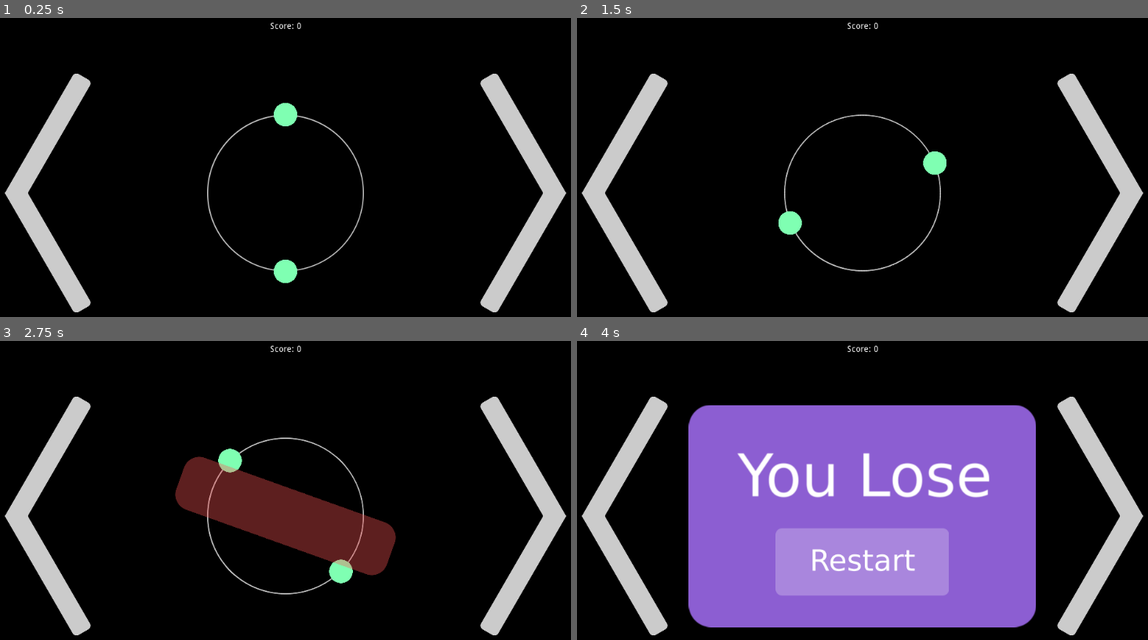
Above: before the commit, frames 1-4 (two rows, left to right).
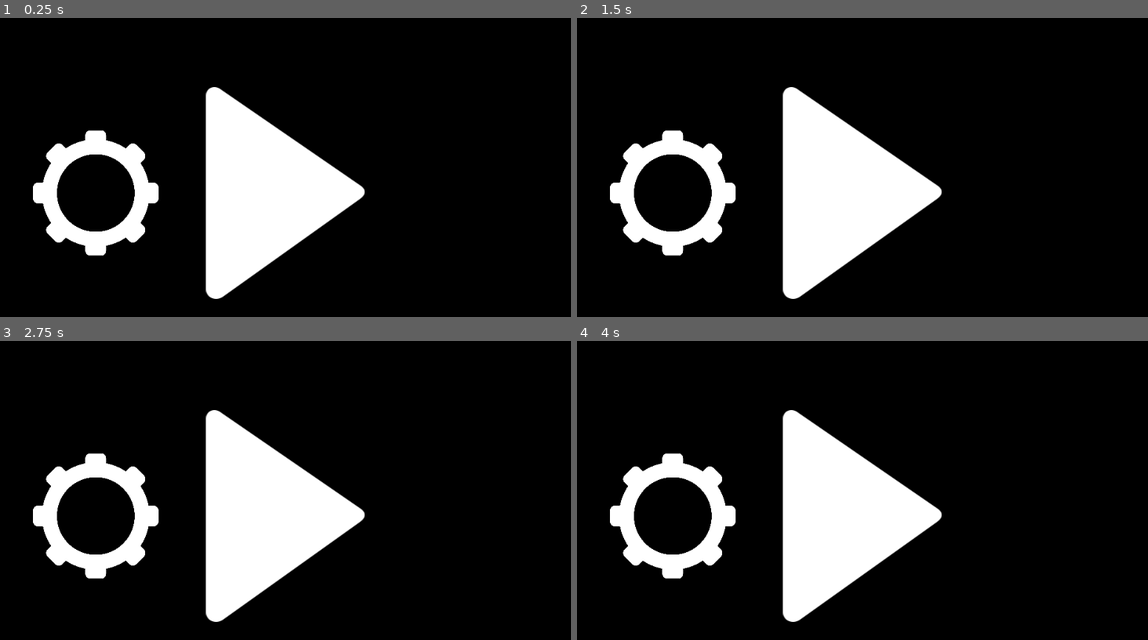
Above: after the commit, the same moments.

Repository: SamaStolbanutost/balls-n-shields
Game: Godot game, scene res://scenes/main_menu.tscn
Same seed, same stepped clock (60 frames per second), same inputs: the game is played once before the commit and once after it. Before the commit the project starts from res://scenes/gameplay.tscn.
Inputs:
- Up to frame 1 (0.25 s): no input
- Up to frame 2 (1.5 s): tap Enter at 0.5 s; hold Right (ui_right) 0.53-1.28 s; hold Left (ui_left) from 1.28 s (still down)
- Up to frame 3 (2.75 s): release Left (ui_left) at 2.03 s; hold Right (ui_right) from 2.03 s (still down)
- Up to frame 4 (4 s): tap Space at 3.5 s; release Right (ui_right) at 3.53 s; hold Left (ui_left) from 3.53 s (still down)

The runs differ from the first frame. In frame 1, 22% of the frame differs, in the area x 0-100%, y 1-99%; in frame 2, 22%; in frame 3, 24%; in frame 4, 53%.

Commit message:
Many changes XD

Diff:
--- /dev/null
+++ b/chars/triangle.tscn
@@ -0,0 +1,6 @@
+[gd_scene load_steps=2 format=2]
+
+[ext_resource path="res://scripts/triangle.gd" type="Script" id=1]
+
+[node name="Sprite" type="Sprite"]
+script = ExtResource( 1 )
--- a/global_parameters.gd
+++ b/global_parameters.gd
@@ -2,3 +2,4 @@
 
 var score = 0
 var _game = true # is playing now, or losed
+var speed = 0.0
--- a/project.godot
+++ b/project.godot
@@ -11,12 +11,16 @@
 [application]
 
 config/name="Balls-n-shields"
-run/main_scene="res://scenes/gameplay.tscn"
-config/icon="res://icon.png"
+run/main_scene="res://scenes/main_menu.tscn"
+config/icon="res://sprites/logo.png"
 
 [autoload]
 
 global="*res://global_parameters.gd"
+
+[debug]
+
+settings/stdout/print_fps=true
 
 [display]
 
--- /dev/null
+++ b/scenes/gamemode_selection.tscn
@@ -0,0 +1,85 @@
+[gd_scene load_steps=9 format=2]
+
+[ext_resource path="res://sprites/backgroud.png" type="Texture" id=1]
+[ext_resource path="res://sprites/laser-room.png" type="Texture" id=2]
+[ext_resource path="res://scripts/gamemode_selection.gd" type="Script" id=3]
+[ext_resource path="res://sprites/difficulty.png" type="Texture" id=4]
+[ext_resource path="res://sprites/ball.png" type="Texture" id=5]
+[ext_resource path="res://sprites/shield.png" type="Texture" id=6]
+[ext_resource path="res://sprites/go_back.png" type="Texture" id=7]
+[ext_resource path="res://scripts/triangle_generator.gd" type="Script" id=8]
+
+[node name="Node2D" type="Node2D"]
+script = ExtResource( 3 )
+
+[node name="Sprite" type="Sprite" parent="."]
+position = Vector2( 513.498, 301.498 )
+scale = Vector2( 10, 10 )
+texture = ExtResource( 1 )
+
+[node name="lr_button" type="TouchScreenButton" parent="."]
+position = Vector2( 391.6, 80 )
+scale = Vector2( 0.2, 0.2 )
+normal = ExtResource( 2 )
+
+[node name="Label" type="Label" parent="lr_button"]
+margin_top = 990.0
+margin_right = 240.8
+margin_bottom = 1015.0
+rect_scale = Vector2( 5, 5 )
+text = "Laser Room"
+align = 1
+valign = 1
+__meta__ = {
+"_edit_use_anchors_": false
+}
+
+[node name="Choose_gm_label" type="Label" parent="."]
+margin_right = 1024.0
+margin_bottom = 60.0
+text = "Choose a game mode "
+align = 1
+valign = 1
+__meta__ = {
+"_edit_use_anchors_": false
+}
+
+[node name="choose_diff_lr" type="Sprite" parent="."]
+visible = false
+position = Vector2( 512, 300 )
+scale = Vector2( 0.4, 0.4 )
+texture = ExtResource( 4 )
+
+[node name="hard_mode" type="TouchScreenButton" parent="choose_diff_lr"]
+position = Vector2( 44, 0 )
+scale = Vector2( 0.5, 0.5 )
+normal = ExtResource( 5 )
+
+[node name="easy_mode" type="TouchScreenButton" parent="choose_diff_lr"]
+position = Vector2( -300, 0 )
+scale = Vector2( 0.5, 0.5 )
+normal = ExtResource( 6 )
+
+[node name="close" type="TouchScreenButton" parent="choose_diff_lr"]
+position = Vector2( 295, -405 )
+scale = Vector2( 0.4, 0.4 )
+normal = ExtResource( 5 )
+
+[node name="triangle_generator_left" type="Node2D" parent="."]
+position = Vector2( 55, -88.5 )
+script = ExtResource( 8 )
+
+[node name="triangle_generator_left2" type="Node2D" parent="."]
+position = Vector2( 968, 688.5 )
+rotation = 3.14159
+script = ExtResource( 8 )
+
+[node name="go_back_button" type="TouchScreenButton" parent="."]
+position = Vector2( 200, 40 )
+normal = ExtResource( 7 )
+
+[connection signal="released" from="lr_button" to="." method="laser_room"]
+[connection signal="released" from="choose_diff_lr/hard_mode" to="." method="hard_mode_lr"]
+[connection signal="released" from="choose_diff_lr/easy_mode" to="." method="easy_mode_lr"]
+[connection signal="released" from="choose_diff_lr/close" to="." method="close_diff_choose_lr"]
+[connection signal="released" from="go_back_button" to="." method="go_back"]
--- a/scenes/gameplay.tscn
+++ b/scenes/gameplay.tscn
@@ -10,6 +10,8 @@
 [ext_resource path="res://sprites/restart_button/restart_mouse_on.png" type="Texture" id=8]
 [ext_resource path="res://sprites/restart_button/restart_normal.png" type="Texture" id=9]
 [ext_resource path="res://sprites/backgroud.png" type="Texture" id=10]
+[ext_resource path="res://sprites/go_back.png" type="Texture" id=11]
+[ext_resource path="res://scripts/lr_script.gd" type="Script" id=12]
 
 [sub_resource type="RectangleShape2D" id=1]
 extents = Vector2( 124, 300 )
@@ -18,6 +20,7 @@
 extents = Vector2( 124, 300 )
 
 [node name="Node2D" type="Node2D"]
+script = ExtResource( 12 )
 
 [node name="backgroud" type="Sprite" parent="."]
 position = Vector2( 512, 300 )
@@ -75,20 +78,24 @@
 }
 
 [node name="lose" type="Node2D" parent="."]
-visible = false
 
 [node name="Sprite" type="Sprite" parent="lose"]
 position = Vector2( 512, 300 )
 texture = ExtResource( 7 )
 
-[node name="TouchScreenButton" type="TouchScreenButton" parent="lose"]
+[node name="restart_button" type="TouchScreenButton" parent="lose"]
 position = Vector2( 370, 320 )
 scale = Vector2( 0.5, 0.5 )
 normal = ExtResource( 9 )
 pressed = ExtResource( 8 )
 
+[node name="go_back_button" type="TouchScreenButton" parent="lose"]
+position = Vector2( 720, 70 )
+normal = ExtResource( 11 )
+
 [connection signal="pressed" from="turn-right" to="player" method="turn_right_pressed"]
 [connection signal="released" from="turn-right" to="player" method="turn_right_released"]
 [connection signal="pressed" from="turn-left" to="player" method="turn_left_pressed"]
 [connection signal="released" from="turn-left" to="player" method="turn_left_released"]
-[connection signal="released" from="lose/TouchScreenButton" to="player" method="restart_game"]
+[connection signal="released" from="lose/restart_button" to="player" method="restart_game"]
+[connection signal="released" from="lose/go_back_button" to="." method="go_back"]
--- /dev/null
+++ b/scenes/main_menu.tscn
@@ -0,0 +1,25 @@
+[gd_scene load_steps=5 format=2]
+
+[ext_resource path="res://sprites/backgroud.png" type="Texture" id=1]
+[ext_resource path="res://sprites/main_menu/play.png" type="Texture" id=2]
+[ext_resource path="res://scripts/main_menu.gd" type="Script" id=3]
+[ext_resource path="res://sprites/main_menu/settings.png" type="Texture" id=4]
+
+[node name="Node2D" type="Node2D"]
+script = ExtResource( 3 )
+
+[node name="Sprite" type="Sprite" parent="."]
+position = Vector2( 509.881, 300 )
+scale = Vector2( 10, 10 )
+texture = ExtResource( 1 )
+
+[node name="play_button" type="TouchScreenButton" parent="."]
+position = Vector2( 382.5, 127 )
+normal = ExtResource( 2 )
+
+[node name="settings_button" type="TouchScreenButton" parent="."]
+position = Vector2( 100, 197.6 )
+scale = Vector2( 0.2, 0.2 )
+normal = ExtResource( 4 )
+
+[connection signal="released" from="play_button" to="." method="play"]
--- a/scripts/balls.gd
+++ b/scripts/balls.gd
@@ -12,9 +12,9 @@
 
 func _physics_process(delta):
 	timer += delta
-	if timer <= 0.75:
+	if timer <= global.speed / 2:
 		$".".modulate.a = timer / 2
-	if timer >= 1.5:
+	if timer >= global.speed:
 		if $laser/laser_collision.get_overlapping_bodies() != []:
 			global._game = false
 			$"../lose".visible = true
--- a/scripts/balls_generator.gd
+++ b/scripts/balls_generator.gd
@@ -8,6 +8,6 @@
 	if global._game:
 		balls = preload_balls.instance()
 		timer += delta
-		if timer >= 1.6:
+		if timer >= global.speed + 0.1:
 			get_parent().add_child(balls)
 			timer = 0
--- /dev/null
+++ b/scripts/gamemode_selection.gd
@@ -0,0 +1,20 @@
+extends Node2D
+
+func laser_room():
+	$choose_diff_lr.visible = true
+
+func hard_mode_lr():
+	global.speed = 0.5
+	# warning-ignore:return_value_discarded
+	get_tree().change_scene("res://scenes/gameplay.tscn")
+
+func easy_mode_lr():
+	global.speed = 1.5
+	# warning-ignore:return_value_discarded
+	get_tree().change_scene("res://scenes/gameplay.tscn")
+
+func close_diff_choose_lr():
+	$choose_diff_lr.visible = false
+
+func go_back():
+	get_tree().change_scene("res://scenes/main_menu.tscn")
--- /dev/null
+++ b/scripts/lr_script.gd
@@ -0,0 +1,4 @@
+extends Node2D
+
+func go_back():
+	get_tree().change_scene("res://scenes/gamemode_selection.tscn")
--- /dev/null
+++ b/scripts/main_menu.gd
@@ -0,0 +1,4 @@
+extends Node2D
+
+func play():
+	get_tree().change_scene("res://scenes/gamemode_selection.tscn")
--- /dev/null
+++ b/scripts/triangle.gd
@@ -0,0 +1,13 @@
+extends Sprite
+
+var random_number = rand_range(0, 6)
+var triangles_sprites = [preload("res://sprites/triangles/blue_triangle.png"), preload("res://sprites/triangles/green_triangle.png"), preload("res://sprites/triangles/pink_triangle.png"), preload("res://sprites/triangles/red_triangle.png"), preload("res://sprites/triangles/violet_triangle.png"), preload("res://sprites/triangles/white_triangle.png"), preload("res://sprites/triangles/yellow_triangle.png")]
+
+func _ready():
+	randomize()
+	$".".texture = triangles_sprites[random_number]
+
+func _physics_process(delta):
+	$".".position.y += 2.0
+	if $".".position.y >= 177 * 4.5:
+		$".".queue_free()
--- /dev/null
+++ b/scripts/triangle_generator.gd
@@ -0,0 +1,16 @@
+extends Node2D
+
+var timer = 0.0
+var triangle_preload = preload("res://chars/triangle.tscn")
+var triangle
+
+func _ready():
+	triangle = triangle_preload.instance()
+	$".".add_child(triangle)
+
+func _physics_process(delta):
+	triangle = triangle_preload.instance()
+	timer += delta
+	if timer >= 1.5:
+		timer = 0
+		$".".add_child(triangle)
Not shown, changed: export_presets.cfg
Not shown: 1 places in scenes/gameplay.tscn that only renumber resources
Binary file added: sprites/difficulty.png
Not shown, added: sprites/difficulty.png.import
Binary file added: sprites/go_back.png
Not shown, added: sprites/go_back.png.import
Binary file added: sprites/laser-room.png
Not shown, added: sprites/laser-room.png.import
Binary file added: sprites/logo.png
Not shown, added: sprites/logo.png.import
Binary file added: sprites/main_menu/play.png
Not shown, added: sprites/main_menu/play.png.import
(and 20 more such lines)
